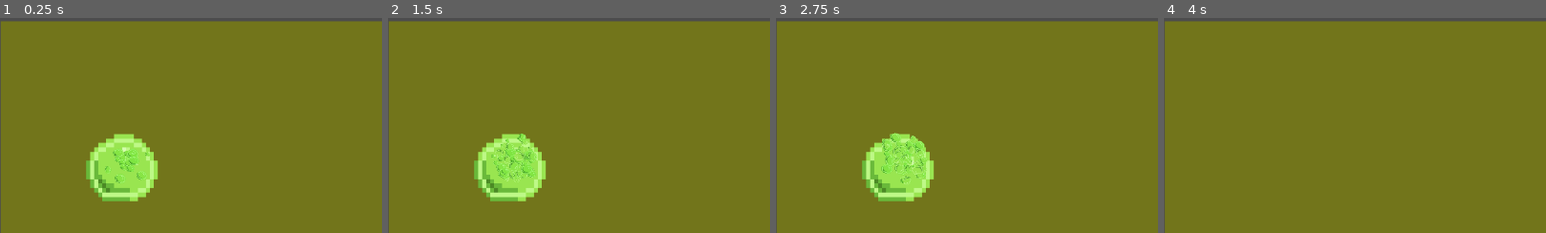
Above: before the commit, frames 1-4 (left to right).
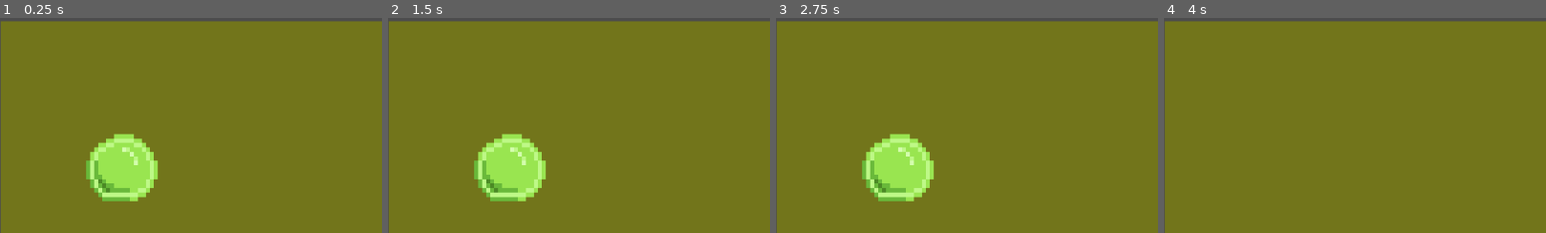
Above: after the commit, the same moments.

Repository: dev-cyprium/global-game-jam-game
Game: Godot game, scene res://world.tscn
Two runs of this game, one before a commit and one after it. Both use one fixed random seed, a clock stepped at 60 frames per second and the inputs below. The engine's default icon, where the game draws it, is replaced by a stand-in: a white triangle on a blue panel in a dark square.
Inputs:
- Up to frame 1 (0.25 s): no input
- Up to frame 2 (1.5 s): tap Enter at 0.5 s; hold D (right) 0.53-1.28 s; hold S (down) from 1.28 s (still down)
- Up to frame 3 (2.75 s): release S (down) at 2.03 s; hold D (right) from 2.03 s (still down)
- Up to frame 4 (4 s): release D (right) at 2.78 s; hold W (up) 2.78-3.53 s; hold A (left) from 3.53 s (still down)
The pictures show only the part of the screen within x 0-50%, y 0-50%; the shares and areas given below are measured in that part.

The runs differ from the first frame. In frame 1, 0.4% of the frame differs, in the area x 27-40%, y 61-77%; in frame 2, 0.7%; in frame 3, 0.8%, in the area x 27-40%, y 53-78%; in frame 4, nothing differs.

Commit message:
change particles

Diff:
--- a/enemy.gd
+++ b/enemy.gd
@@ -32,6 +32,7 @@
 
 	match state:
 		State.JUMP:
+			$Particles.emitting = true
 			var camera_top_boundary = (
 				camera.global_position.y - get_viewport().size.y / 2
 			)
@@ -48,7 +49,7 @@
 				current_target = null
 				attack.start()
 				state = State.IDLE
-				$Particles.emitting = true
+				$Particles.emitting = false
 
 			move_and_slide()
 
--- a/enemy.tscn
+++ b/enemy.tscn
@@ -77,6 +77,7 @@
 
 [node name="Particles" type="CPUParticles2D" parent="."]
 position = Vector2(11.9746, -17)
+emitting = false
 amount = 80
 lifetime = 0.8
 lifetime_randomness = 0.5
--- a/project.godot
+++ b/project.godot
@@ -12,7 +12,7 @@
 
 config/name="prototip_xd"
 run/main_scene="res://world.tscn"
-config/features=PackedStringArray("4.0", "Forward Plus")
+config/features=PackedStringArray("4.2", "Forward Plus")
 config/icon="res://icon.svg"
 
 [display]
